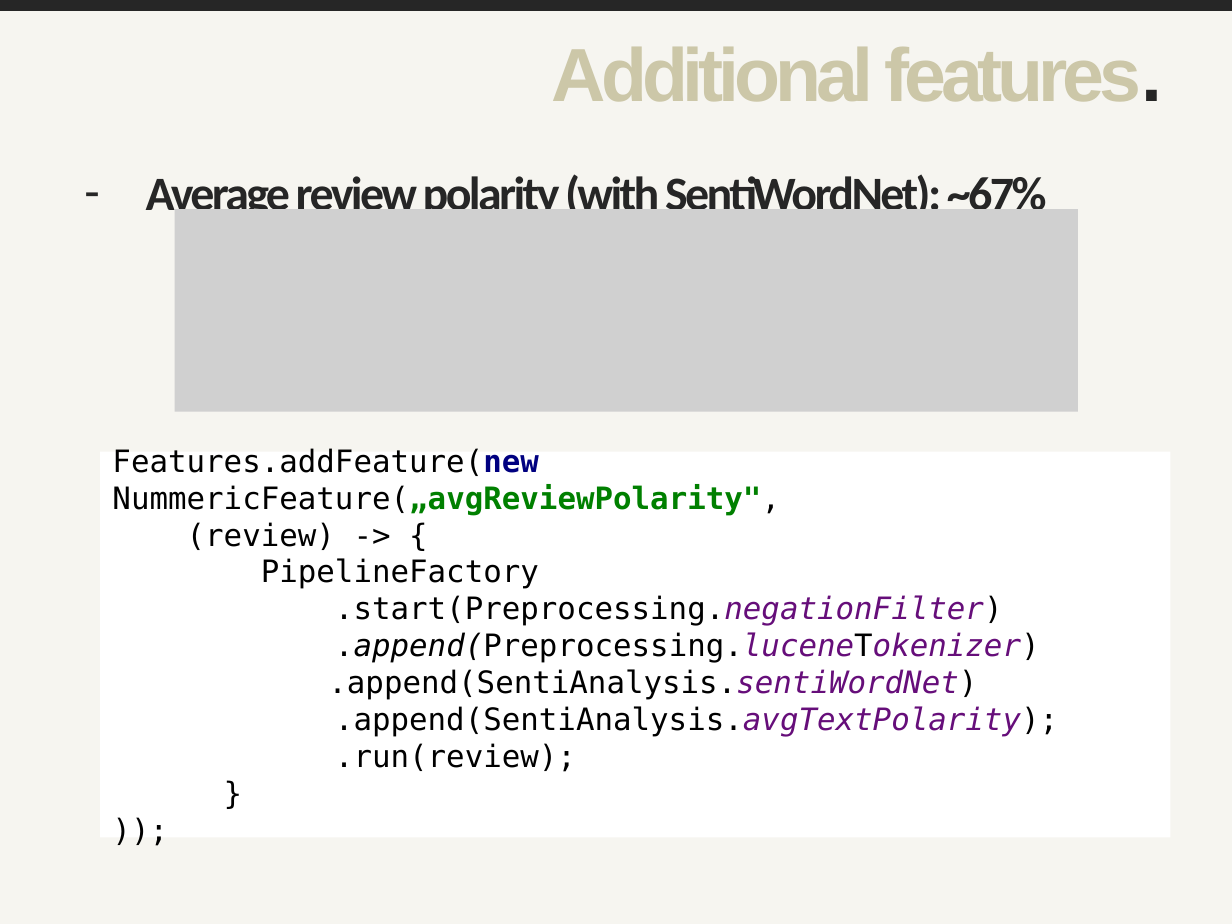
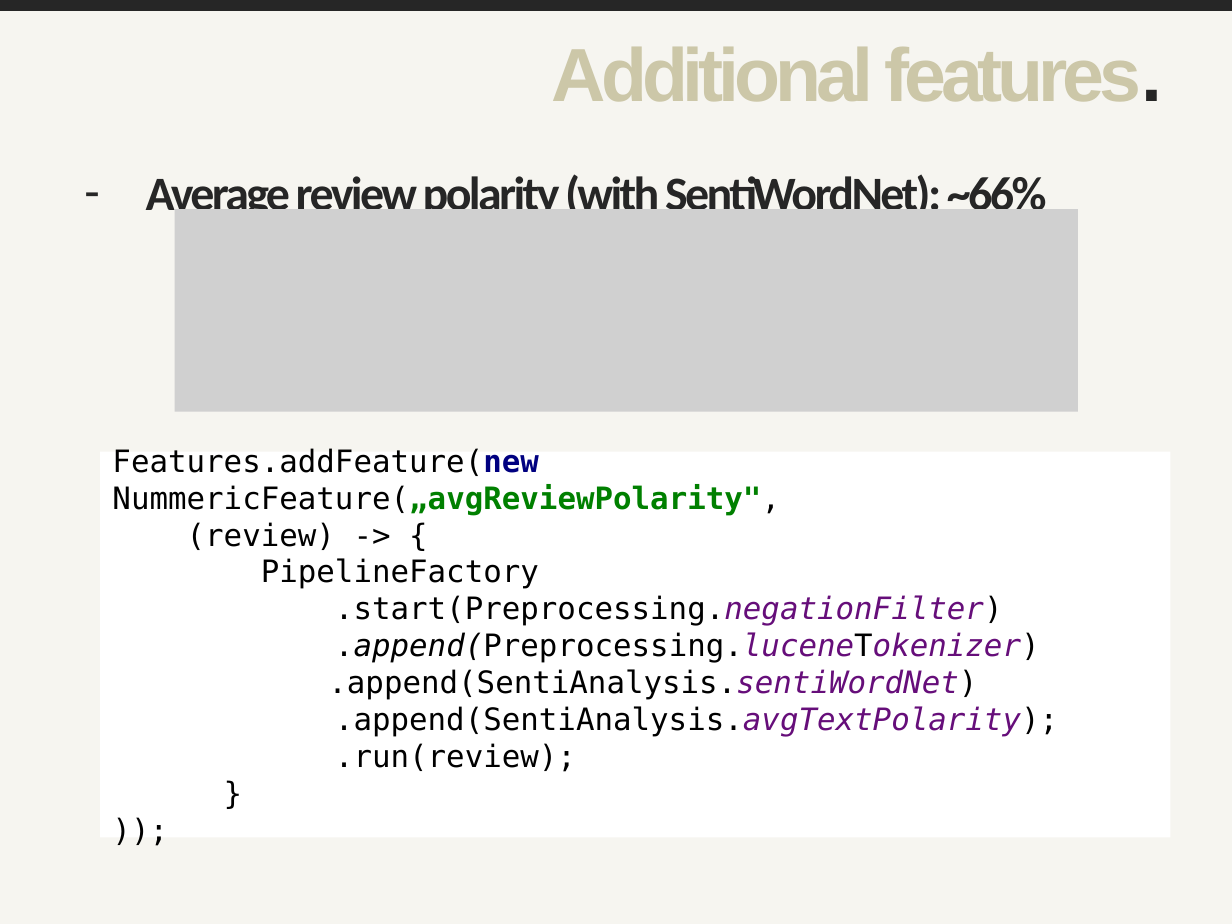
Before and after one commit to hosts1/ch.bfh.bti7535.w2017.rottentomatoes, a slide deck: slide 4 of docs/presentation.pptx. Drawn at 1232x924 pixels with LibreOffice and Linux fonts; fonts in the diff are those of the drawing; grey boxes stand for pictures. Boxes give left, top, right and bottom in pixels: in the first picture for what was removed or moved away, otherwise in the second. Text is boxed around its words. In the diff, an @@ line names an element or a change of style, - is before the commit and + after.

```diff
--- a/docs/presentation.pptx
+++ b/docs/presentation.pptx
@@ text at <box>146,175,1047,210</box>: text changed @@
-– Average review polarity (with SentiWordNet): ~67%
+– Average review polarity (with SentiWordNet): ~66%
```
Also in this commit, not shown: 3 other slides changed, 1 other file.
